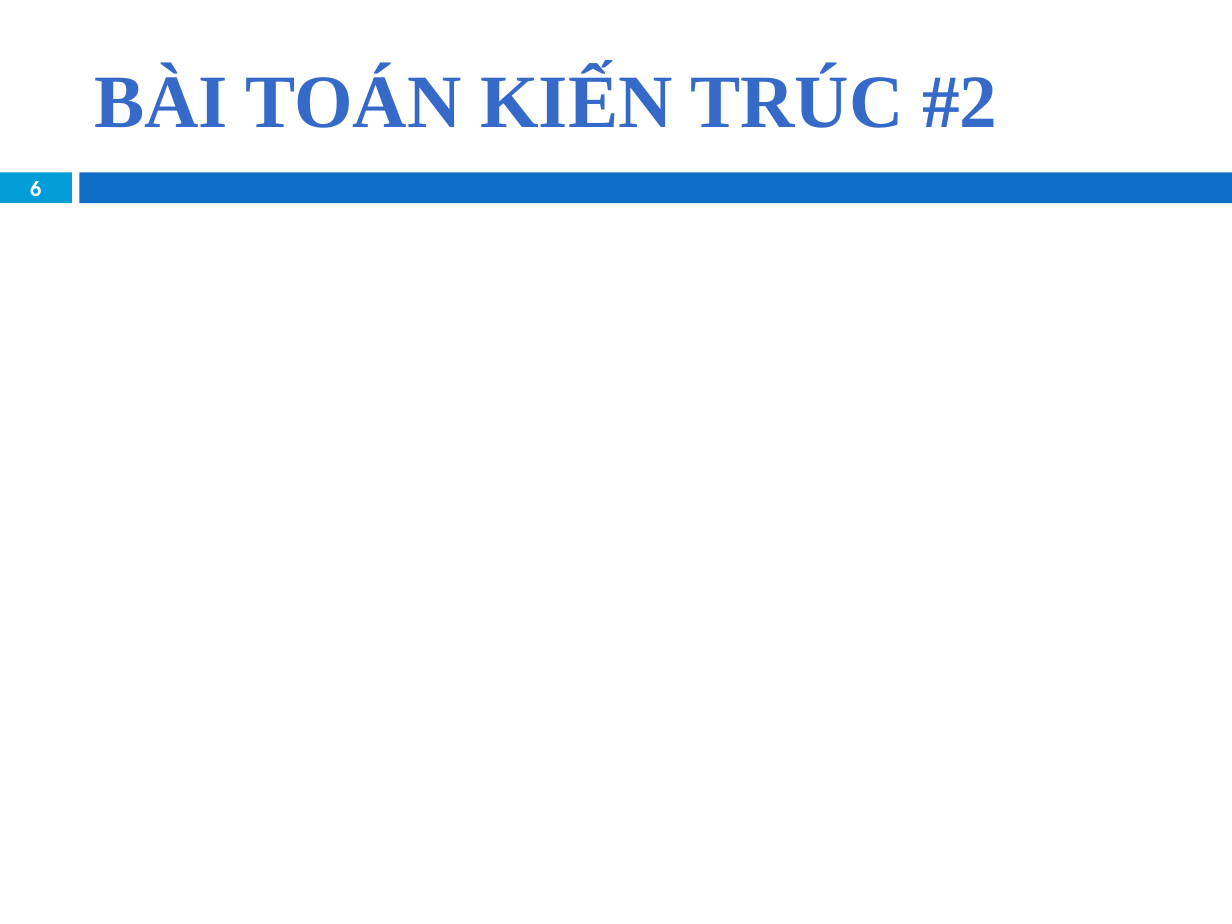
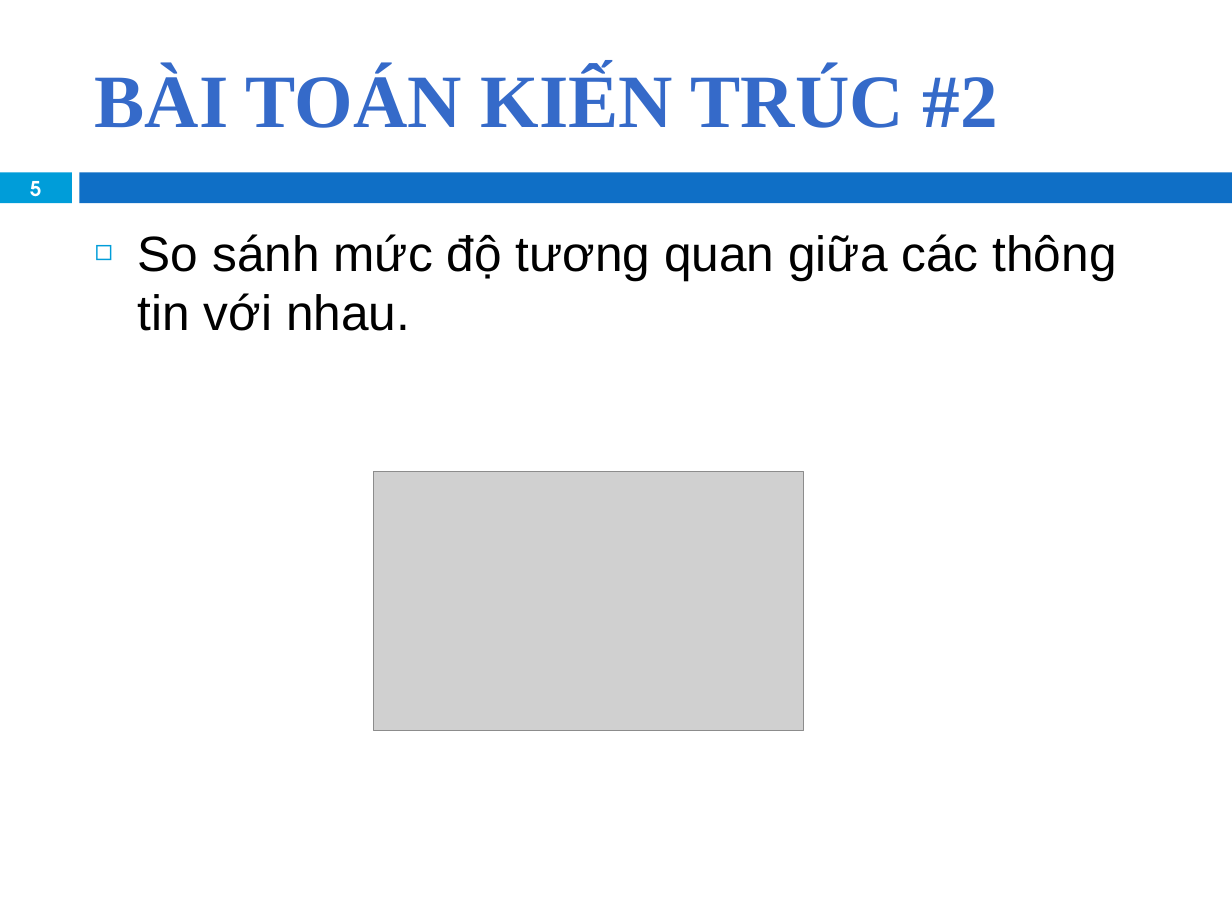
Before and after one commit to khanhduy94/jobzoom, a slide deck: slide 5 of Documents/JobZoom Presentation.pptx (slide 6 before the commit). Drawn at 1232x924 pixels with LibreOffice and Linux fonts; fonts in the diff are those of the drawing; grey boxes stand for pictures; background and template pictures are left out. Boxes give left, top, right and bottom in pixels: in the first picture for what was removed or moved away, otherwise in the second. Text is boxed around its words. In the diff, an @@ line names an element or a change of style, - is before the commit and + after.

```diff
--- a/Documents/JobZoom Presentation.pptx
+++ b/Documents/JobZoom Presentation.pptx
@@ page number at [30,181,41,204]: text changed @@
-6
+5
@@ text added at [138,234,1117,331], 29 pt, text #000000 @@
+◻ So sánh mức độ tương quan giữa các thông tin với nhau.
@@ picture added at [373,472,803,731] @@
```
Also in this commit, not shown: 6 other slides changed, 1 slide removed.
